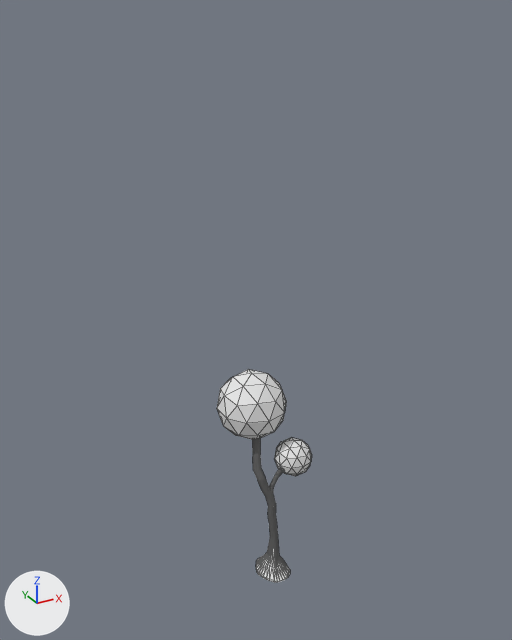
The glTF model res/models/biomes/comfy/tree_type0.glb: old version first, new version second.
Both versions are drawn from a 50 mm lens placed at (-78.8, -134.8, 142.6), pointed at (1.5, 11.2, 69.6). Arrows for +X, +Y and +Z are at lower left; the lights stay in place. Mesh edges are drawn as thin lines. Vertices at the same position are counted once.
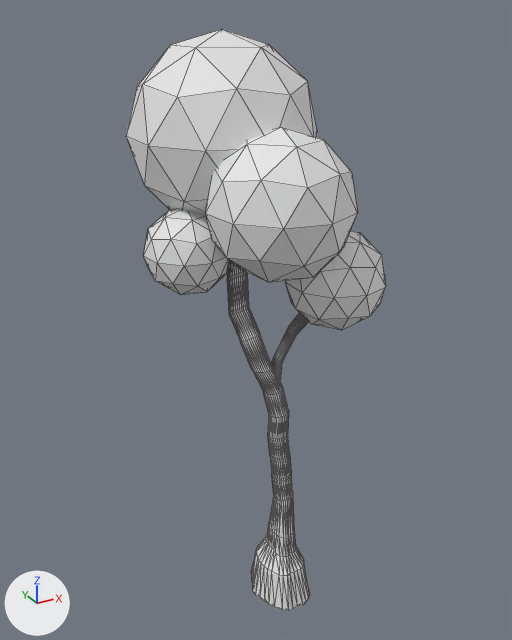
Location of each change, [x1, y1, x2, y2] in pixels of the pictures (512 x 640 px; the box of a moved part takes in the faces that stretch with it):
'Cube.001', reshaped (172% wider, 180% taller)
    before: [217, 369, 312, 476]
    after: [126, 29, 386, 330]
'Cube', reshaped
    before: [252, 439, 290, 582]
    after: [227, 261, 310, 611]
part 1 of me_cube, moved or reshaped
    before: [269, 470, 282, 495]
    after: [271, 313, 308, 383]
part 2 of me_cube, moved or reshaped
    before: [252, 439, 290, 582]
    after: [227, 261, 310, 611]
part 3 of me_cube_001, added
    after: [126, 29, 317, 215]
part 4 of me_cube_001, added
    after: [285, 231, 386, 330]
part 5 of me_cube_001, moved or reshaped
    before: [217, 369, 286, 440]
    after: [205, 127, 358, 282]
part 6 of me_cube_001, moved or reshaped
    before: [274, 438, 312, 476]
    after: [143, 209, 229, 295]

Patch to the scene script:
```diff
--- a/res/models/biomes/comfy/tree_type0.glb.py
+++ b/res/models/biomes/comfy/tree_type0.glb.py
@@ me_cube @@
 # used by ob_cube; location = (0.0, 0.0, 0.0)
-me_cube.from_pydata(...)  # 608 vertices, 1208 faces; spans x -4.2..4.9, y -5.8..6.6, z -2.6..40.0
+me_cube.from_pydata(...)  # 608 vertices, 1208 faces; spans x -9.3..11.2, y -11.9..14.6, z -7.7..98.5
+# me_cube part 1: the loose piece of 128 vertices spanning x -1.2..4.5, y -1.0..1.0, z 22.8..31.4 is scaled about its middle by 2.43, then moved by (2.7, -1.4, 40.1)
+# me_cube part 2: 480 of 608 vertices moved; they spanned x -4.2..4.9, y -5.8..6.6, z -2.6..40.0 and now span x -9.3..9.0, y -11.9..14.6, z -7.7..98.5; mean shift (-0.4, -0.6, 26.0); largest move (-1.2, 4.5, 40.0) -> (-2.5, 9.4, 98.5)
 me_cube.materials.append(mat_material)
@@ me_cube_001 @@
 me_cube_001.from_pydata(...)  # 84 vertices, 160 faces; spans x -10.3..10.9, y -6.1..17.5, z 28.6..56.4
 # used by ob_cube_001; location = (0.0, 0.0, 0.0)
+# me_cube_001 part 3: a new loose piece, an icosphere of 80 faces spanning x -24.8..18.4, y -4.3..41.1, z 93.0..138.4, in mat_material (white #e7e7e7)
+# me_cube_001 part 4: a new loose piece, an icosphere of 80 faces spanning x 3.3..26.8, y -16.1..8.7, z 70.8..95.6, in mat_material (white #e7e7e7)
+# me_cube_001 part 5: the loose piece of 42 vertices spanning x -10.3..7.4, y -1.2..17.5, z 37.7..56.4 is turned -28.6 degrees about the z axis through its middle and scaled by 1.8, then moved by (0.3, -12.9, 56.1)
+# me_cube_001 part 6: the loose piece of 42 vertices spanning x 1.2..10.9, y -6.1..4.2, z 28.6..38.8 is turned -28.6 degrees about the z axis through its middle and scaled by 2.05, then moved by (-22.4, 12.5, 57.0)
 me_cube_001.materials.append(mat_material)
```
